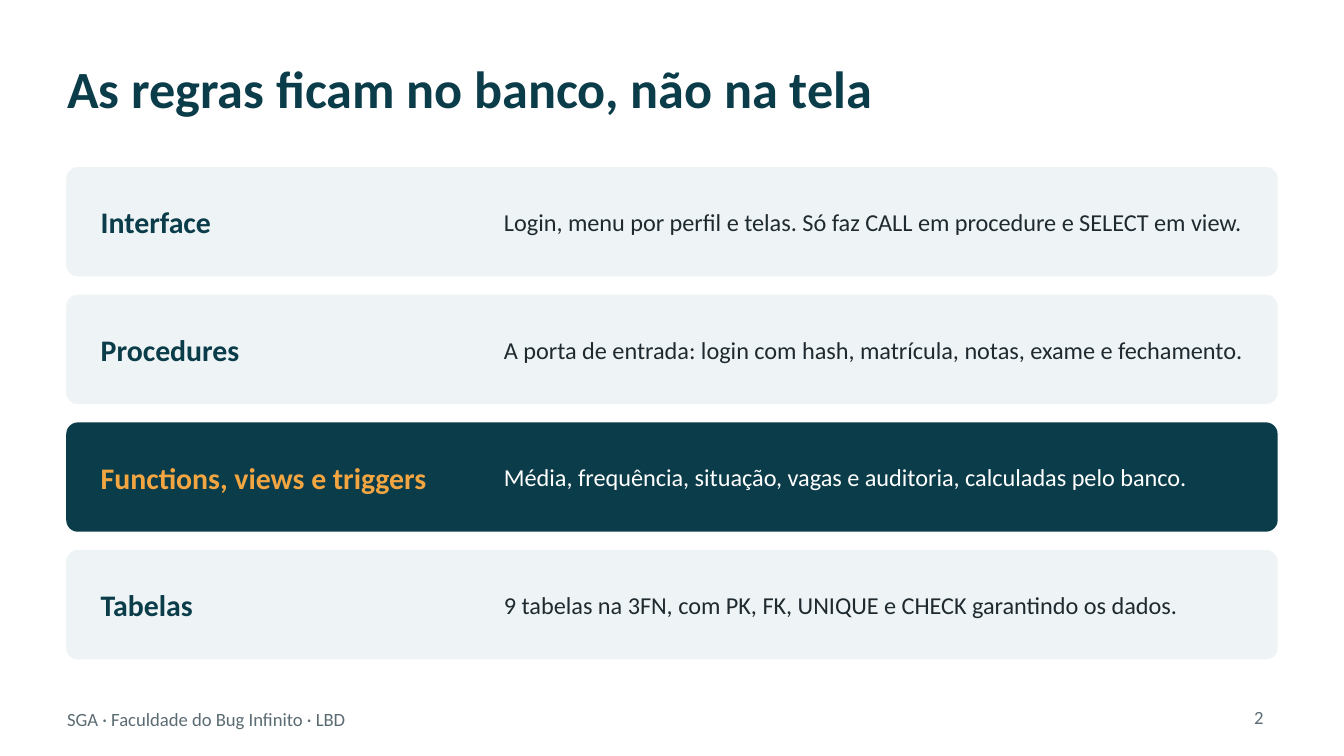
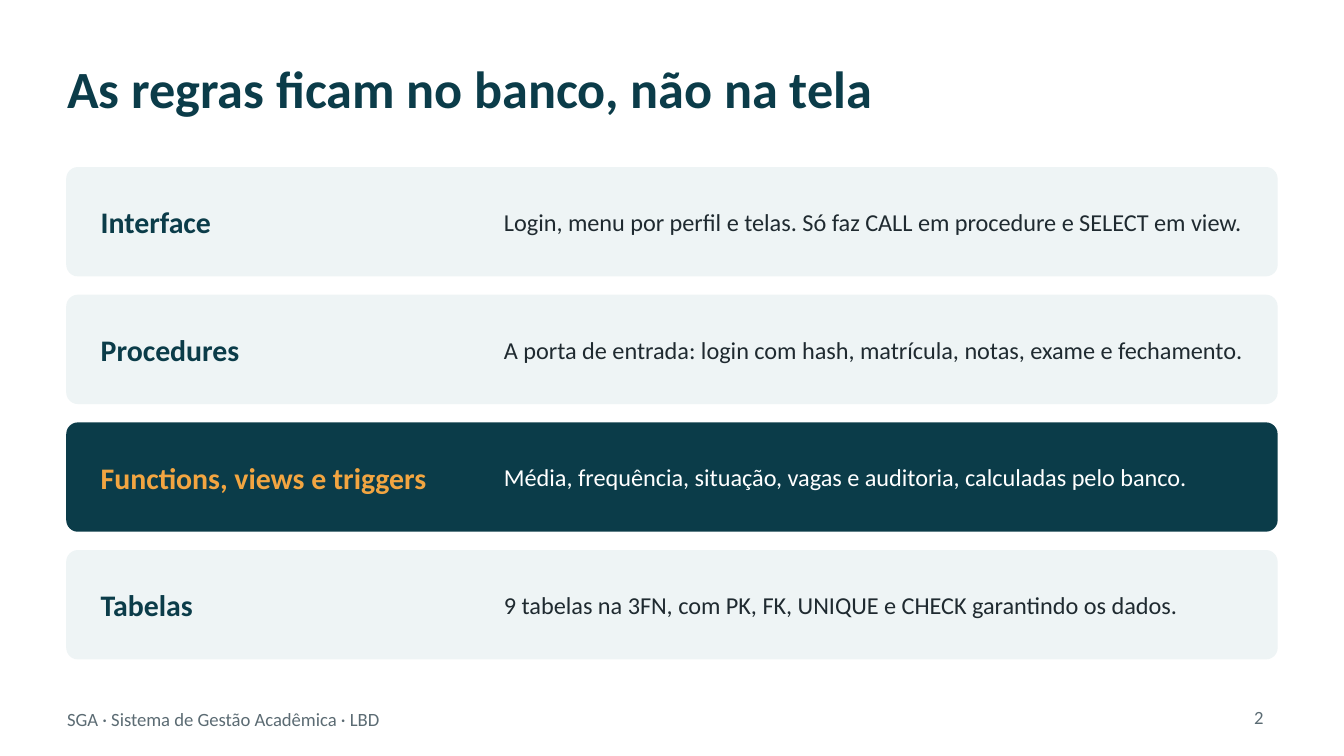
Before and after one commit to Diego-sfrr/AtividadeAvaliativaPOO, a slide deck: slide 2 of apresentacao/SGA_apresentacao.pptx. Drawn at 1344x756 pixels with LibreOffice and Linux fonts; fonts in the diff are those of the drawing. Boxes give left, top, right and bottom in pixels: in the first picture for what was removed or moved away, otherwise in the second. Text is boxed around its words. In the diff, an @@ line names an element or a change of style, - is before the commit and + after.

```diff
--- a/apresentacao/SGA_apresentacao.pptx
+++ b/apresentacao/SGA_apresentacao.pptx
@@ text at (67,713,379,726): text changed @@
-SGA · Faculdade do Bug Infinito · LBD
+SGA · Sistema de Gestão Acadêmica · LBD
```
Also in this commit, not shown: 9 other slides changed, 5 slides added, 2 slides removed, 4 other files.
